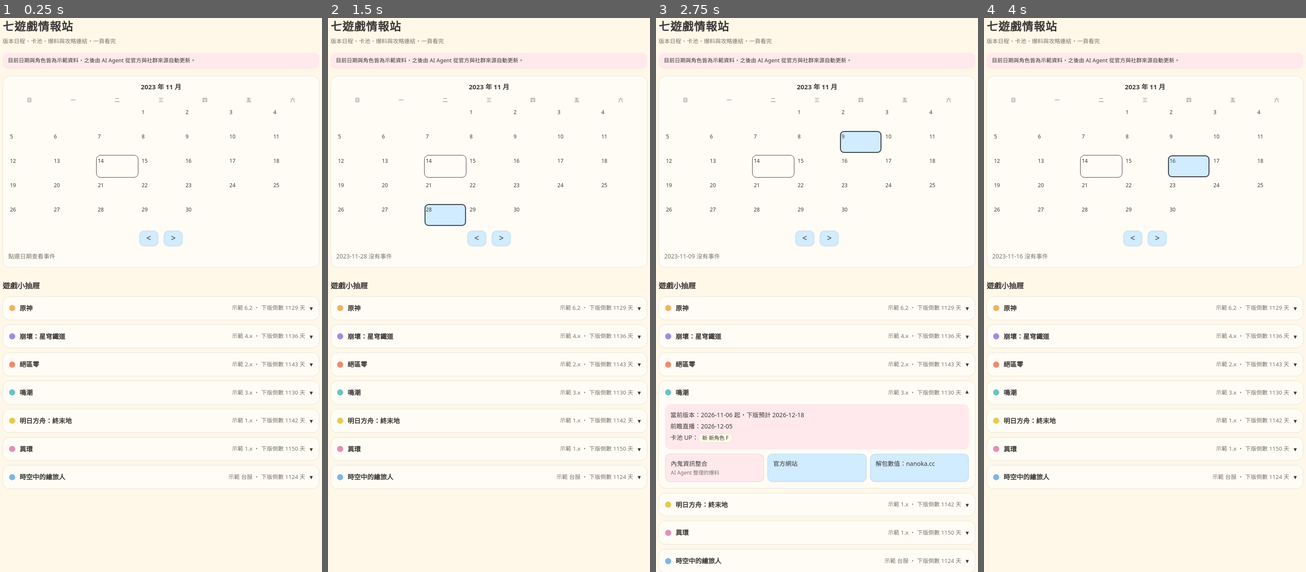
Above: before the commit, frames 1-4 (left to right).
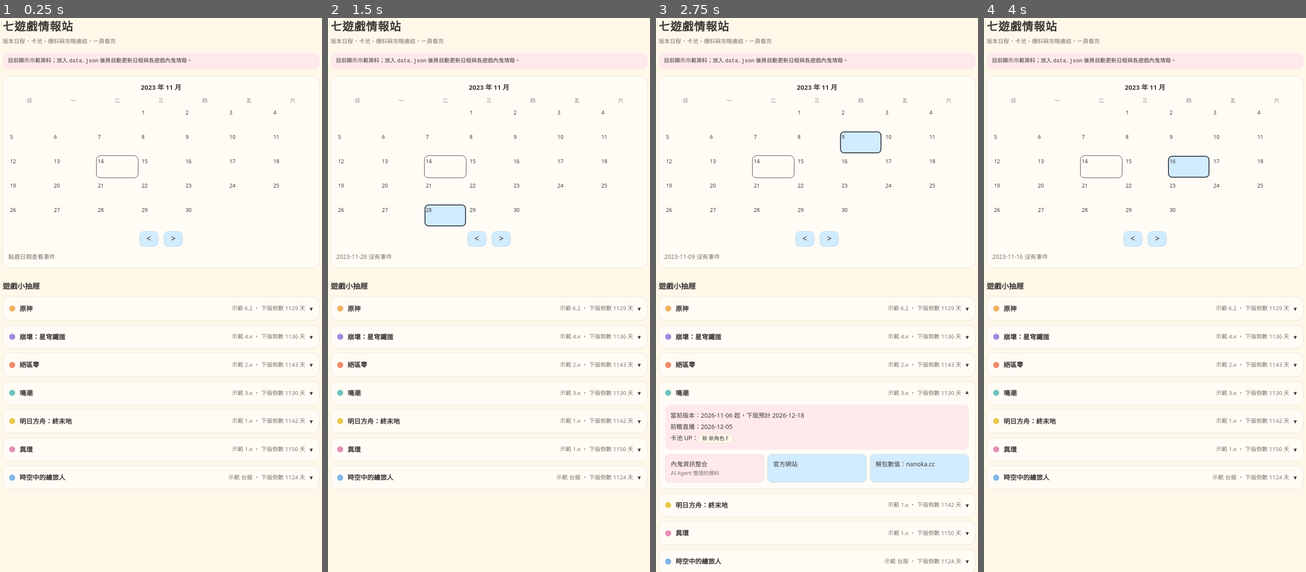
Above: after the commit, the same moments.

Repository: jamiet9615/gamestart
Game: browser game, page index.html
The game is run twice, just before and just after one commit, with the same random seed, the same clock (stepped at 60 frames per second) and the same inputs.
Inputs (mouse positions are in pixels of both pictures, inside the frame that each line leads up to; where the layout moved, square brackets give the same spot in the first picture):
- Up to frame 1 (0.25 s): no input
- Up to frame 2 (1.5 s): click (489, 162) at 0.27 s; click (489, 173) at 1.07 s; click "28" at 1.27 s
- Up to frame 3 (2.75 s): click (755, 145) at 1.67 s; click "10" at 1.87 s; click (878, 139) at 2.27 s; click "鳴潮 示範 3.x ・ 下版倒數 1130 天 ▾" at 2.47 s
- Up to frame 4 (4 s): click (1190, 189) [1190, 184] at 2.87 s; click "17" at 3.07 s; click (1067, 195) at 3.47 s; click "16" at 3.67 s

The runs differ from the first frame. In frame 1, 1.7% of the frame differs, in the area x 0-98%, y 7-84%; in frame 2, 1.8%; in frame 3, 2.5%, in the area x 0-98%, y 7-99%; in frame 4, 1.8%.

Commit message:
Update index.html

Diff:
--- a/index.html
+++ b/index.html
@@ -30,7 +30,7 @@
 .bar{height:6px;border-radius:3px}
 .nav{display:flex;justify-content:center;gap:12px;margin-top:10px}
 .nav button{width:44px;height:36px;border:1px solid var(--line);background:var(--blue);color:var(--text);border-radius:12px;font-size:18px;cursor:pointer;transition:box-shadow .15s,filter .15s}
-.nav button:hover,.btn:hover,.gh:hover{filter:brightness(.93);box-shadow:0 4px 10px var(--shadow)}
+.nav button:hover,.btn:hover,.gh:hover,.chip:hover{filter:brightness(.93);box-shadow:0 4px 10px var(--shadow)}
 .detail{margin-top:10px;min-height:24px;font-size:13.5px}
 .detail span{display:inline-flex;align-items:center;gap:6px;margin:2px 10px 2px 0}
 .dot{width:10px;height:10px;border-radius:50%;display:inline-block}
@@ -53,47 +53,95 @@
 a:focus-visible,button:focus-visible{outline:2px solid var(--text);outline-offset:2px}
 .back{display:inline-block;margin-bottom:12px}
 .empty{background:var(--card);border:1px dashed var(--line);border-radius:16px;padding:16px}
+.filters{display:flex;flex-wrap:wrap;gap:8px;margin-bottom:14px}
+.chip{border:1px solid var(--line);background:var(--card);color:var(--text);border-radius:999px;padding:5px 12px;font:inherit;font-size:13px;cursor:pointer;transition:box-shadow .15s,filter .15s}
+.chip.active{background:var(--blue);font-weight:700}
+.leak-card{background:var(--card);border:1px solid var(--line);border-radius:14px;padding:12px 14px;margin-bottom:10px}
+.leak-meta{display:flex;flex-wrap:wrap;align-items:center;gap:8px;font-size:12px;color:var(--muted);margin-bottom:6px}
+.badge{padding:1px 8px;border-radius:8px;font-weight:700;background:var(--pink);color:var(--text)}
+.badge.high{background:var(--blue)}
+.leak-title{margin:0 0 4px;font-size:15px;font-weight:700}
+.leak-sum{margin:0 0 8px;font-size:14px}
+.leak-link{font-size:13px;color:var(--text)}
 </style>
 </head>
 <body>
 <main id="app"></main>
 <script>
 var G=[
-{id:"genshin",n:"原神",c:"#F2B35E",cur:"示範 6.2",s:"2026-11-05" …(248 unchanged characters)… ["解包數值：nanoka.cc","https://nanoka.cc/"]]},
-{id:"hsr",n:"崩壞：星穹鐵道",c:"#9C8CE0",cur:"示範 4.x",s:"2026-11-12 …(232 unchanged characters)… ["解包數值：nanoka.cc","https://nanoka.cc/"]]},
-{id:"zzz",n:"絕區零",c:"#F08A6B",cur:"示範 2.x",s:"2026-11-19",ne …(253 unchanged characters)… ["解包數值：nanoka.cc","https://nanoka.cc/"]]},
-{id:"wuwa",n:"鳴潮",c:"#6EC3C0",cur:"示範 3.x",s:"2026-11-06",ne …(198 unchanged characters)… ["解包數值：nanoka.cc","https://nanoka.cc/"]]},
-{id:"endfield",n:"明日方舟：終末地",c:"#E8C94F",cur:"示範 1.x",s:"2026-11-20",next:"2026-12-30",live:"2026-12-17",mid:"2026-12-09",ban:[["新角色 G","new"]],sub:"r/ArknightsEndfieldLeak",kw:"（不限）",L:[["官方網站","https://endfield.gryphline.com/zh-tw#home"],["巴哈姆特哈啦板","https://forum.gamer.com.tw/"]]},
-{id:"nte",n:"異環",c:"#E58FB6",cur:"示範 1.x",s:"2026-11-26",next:"2027-01-07",live:"2026-12-24",mid:"2026-12-16",ban:[["新角色 H","new"]],sub:"r/NTELeaks",kw:"（不限）",L:[["官方網站","https://nte.iwplay.com.tw/index.html"],["巴哈姆特哈啦板","https://forum.gamer.com.tw/"]]},
-{id:"tot",n:"時空中的繪旅人",c:"#7FB5E8",cur:"示範 台服",s:"2026-11-14" …(69 unchanged characters)… ew"]],sub:"台服粉專預告貼文",kw:"活動、卡池、維護",L:[["官方網站","https://www.foralltime.com.tw/m/"],["巴哈姆特哈啦板","https://forum.gamer.com.tw/"]]}
+{id:"genshin",n:"原神",c:"#F2B35E",cur:"示範 6.2",s:"2026-11-05" …(248 unchanged characters)… ["解包數值：nanoka.cc","https://nanoka.cc/"]],leaks:[]},
+{id:"hsr",n:"崩壞：星穹鐵道",c:"#9C8CE0",cur:"示範 4.x",s:"2026-11-12 …(232 unchanged characters)… ["解包數值：nanoka.cc","https://nanoka.cc/"]],leaks:[]},
+{id:"zzz",n:"絕區零",c:"#F08A6B",cur:"示範 2.x",s:"2026-11-19",ne …(253 unchanged characters)… ["解包數值：nanoka.cc","https://nanoka.cc/"]],leaks:[]},
+{id:"wuwa",n:"鳴潮",c:"#6EC3C0",cur:"示範 3.x",s:"2026-11-06",ne …(198 unchanged characters)… ["解包數值：nanoka.cc","https://nanoka.cc/"]],leaks:[]},
+{id:"endfield",n:"明日方舟：終末地",c:"#E8C94F",cur:"示範 1.x",s:"2026-11-20",next:"2026-12-30",live:"2026-12-17",mid:"2026-12-09",ban:[["新角色 G","new"]],sub:"r/ArknightsEndfieldLeak",kw:"（不限）",L:[["官方網站","https://endfield.gryphline.com/zh-tw#home"],["巴哈姆特哈啦板","https://forum.gamer.com.tw/"]],leaks:[]},
+{id:"nte",n:"異環",c:"#E58FB6",cur:"示範 1.x",s:"2026-11-26",next:"2027-01-07",live:"2026-12-24",mid:"2026-12-16",ban:[["新角色 H","new"]],sub:"r/NTELeaks",kw:"（不限）",L:[["官方網站","https://nte.iwplay.com.tw/index.html"],["巴哈姆特哈啦板","https://forum.gamer.com.tw/"]],leaks:[]},
+{id:"tot",n:"時空中的繪旅人",c:"#7FB5E8",cur:"示範 台服",s:"2026-11-14" …(69 unchanged characters)… ew"]],sub:"台服粉專預告貼文",kw:"活動、卡池、維護",L:[["台服官方粉專","https://www.facebook.com/share/19m8q7YYD9/?mibextid=wwXIfr"],["官方網站","https://www.foralltime.com.tw/m/"],["巴哈姆特哈啦板","https://forum.gamer.com.tw/"]],leaks:[]}
 ];
-var E={};
-function add(d,g,t){if(!/^\d{4}-/.test(d))return;(E[d]=E[d]||[]).push({c:g.c,t:"["+g.n+"] "+t})}
-G.forEach(function(g){add(g.next,g,"新版本上線");add(g.live,g,"前瞻直播");add(g.mid,g,"下半卡池切換");add(g.s,g,"當前版本上線")});
+var E={}, updatedAt="", isLiveData=false, leakFilter="all";
+function esc(s){return String(s||"").replace(/&/g,"&amp;").replace(/</g,"&lt;").replace(/>/g,"&gt;").replace(/"/g,"&quot;")}
+function rebuildEvents(){
+  E={};
+  function add(d,g,t){if(!/^\d{4}-\d{2}-\d{2}$/.test(d))return;(E[d]=E[d]||[]).push({c:g.c,t:"["+g.n+"] "+t})}
+  G.forEach(function(g){
+    add(g.next,g,"新版本上線");
+    add(g.live,g,"前瞻直播");
+    add(g.mid,g,"下半卡池切換");
+    add(g.s,g,"當前版本上線");
+  });
+}
+rebuildEvents();
 var now=new Date(),Y=now.getFullYear(),M=now.getMonth(),sel=null;
 function p(n){return n<10?"0"+n:""+n}
 function key(y,m,d){return y+"-"+p(m+1)+"-"+p(d)}
-function days(d){if(!/^\d{4}-/.test(d))return"—";return Math.ceil((new Date(d+"T00:00:00")-new Date(now.getFullYear(),now.getMonth(),now.getDate()))/864e5)}
+function days(d){if(!/^\d{4}-\d{2}-\d{2}$/.test(d))return"—";return Math.ceil((new Date(d+"T00:00:00")-new Date(now.getFullYear(),now.getMonth(),now.getDate()))/864e5)}
 function calHtml(){
 var f=new Date(Y,M,1).getDay(),n=new Date(Y,M+1,0).getDate(),h='<div class="cal"><div class="cal-h">'+Y+" 年 "+(M+1)+' 月</div><div class="grid">';
 "日一二三四五六".split("").forEach(function(w){h+='<div class="wd">'+w+"</div>"});
 for(var i=0;i<f;i++)h+="<div></div>";
 for(var d=1;d<=n;d++){var k=key(Y,M,d),ev=E[k]||[],t=k===key(now.getFullYear(),now.getMonth(),now.getDate());
-h+='<button class="day'+(t?" today":"")+(sel===k?" sel":"")+'" data-k="'+k+'" title="'+ev.map(function(e){return e.t}).join("、")+'"><b>'+d+"</b>"+ev.map(function(e){return'<i class="bar" style="background:'+e.c+'"></i>'}).join("")+"</button>"}
+h+='<button class="day'+(t?" today":"")+(sel===k?" sel":"")+'" data-k="'+k+'" title="'+esc(ev.map(function(e){return e.t}).join("、"))+'"><b>'+d+"</b>"+ev.map(function(e){return'<i class="bar" style="background:'+e.c+'"></i>'}).join("")+"</button>"}
 h+='</div><div class="nav"><button data-m="-1" aria-label="上個月">&lt;</button><button data-m="1" aria-label="下個月">&gt;</button></div><div class="detail" id="detail">'+detail()+"</div></div>";return h}
-function detail(){if(!sel)return'<span style="color:var(--muted)">點選日期查看事件</span>';var ev=E[sel]||[];return ev.length?ev.map(function(e){return'<span><i class="dot" style="background:'+e.c+'"></i>'+e.t+"</span>"}).join(""):'<span style="color:var(--muted)">'+sel+" 沒有事件</span>"}
+function detail(){if(!sel)return'<span style="color:var(--muted)">點選日期查看事件</span>';var ev=E[sel]||[];return ev.length?ev.map(function(e){return'<span><i class="dot" style="background:'+e.c+'"></i>'+esc(e.t)+"</span>"}).join(""):'<span style="color:var(--muted)">'+esc(sel)+" 沒有事件</span>"}
 function gameHtml(g){
-var b=g.ban.map(function(x){return'<span class="tag">'+(x[1]==="new"?"新":"復刻")+" "+x[0]+"</span>"}).join("");
-var l=g.L.map(function(x){return x[1]?'<a class="btn" href="'+x[1]+'" target="_blank" rel="noopener">'+x[0]+"</a>":'<span class="btn" style="opacity:.6">'+x[0]+"</span>"}).join("");
-return'<section class="game" id="g-'+g.id+'"><button class="gh" aria-expanded="false"><i class="dot" style="background:'+g.c+'"></i><span class="n">'+g.n+'</span><span class="v">'+g.cur+" ・ 下版倒數 "+days(g.next)+' 天</span><span class="arr">▾</span></button><div class="body"><div class="info"><p>當前版本：'+g.s+" 起，下版預計 "+g.next+"</p><p>前瞻直播："+g.live+"</p><p>卡池 UP："+b+'</p></div><div class="links"><a class="btn leak" href="#leaks-'+g.id+'">內鬼資訊整合<small>AI Agent 整理的爆料</small></a>'+l+"</div></div></section>"}
-function home(){return'<h1>七遊戲情報站</h1><p class="sub">版本日程、卡池、爆料與攻略連結，一頁看完</p><div class="note">目前日期與角色皆為示範資料，之後由 AI Agent 從官方與社群來源自動更新。</div>'+calHtml()+"<h2>遊戲小抽屜</h2>"+G.map(gameHtml).join("")}
-function leaks(id){var g=G.filter(function(x){return x.id===id})[0];if(!g)return home();return'<a class="btn back" href="#">‹ 回到首頁</a><h1>'+g.n+" 內鬼情報</h1><p class=\"sub\">AI Agent 整理的早期爆料、測試服改動與可信度標籤</p><div class=\"empty\"><p><b>尚未接上 AI Agent</b></p><p>資料來源："+g.sub+"</p><p>篩選關鍵字："+g.kw+'</p><p>接上後，這裡會列出每則爆料的摘要、來源連結與可信度（高／中／低）。</p></div>'}
+var b=(g.ban||[]).map(function(x){return'<span class="tag">'+(x[1]==="new"?"新":"復刻")+" "+esc(x[0])+"</span>"}).join("");
+var l=(g.L||[]).map(function(x){return x[1]?'<a class="btn" href="'+esc(x[1])+'" target="_blank" rel="noopener">'+esc(x[0])+"</a>":'<span class="btn" style="opacity:.6">'+esc(x[0])+"</span>"}).join("");
+var leakCount=(g.leaks||[]).length;
+return'<section class="game" id="g-'+g.id+'"><button class="gh" aria-expanded="false"><i class="dot" style="background:'+g.c+'"></i><span class="n">'+esc(g.n)+'</span><span class="v">'+esc(g.cur)+" ・ 下版倒數 "+days(g.next)+' 天</span><span class="arr">▾</span></button><div class="body"><div class="info"><p>當前版本：'+esc(g.s)+" 起，下版預計 "+esc(g.next)+"</p><p>前瞻直播："+esc(g.live)+"</p><p>卡池 UP："+b+'</p></div><div class="links"><a class="btn leak" href="#leaks-'+g.id+'">內鬼資訊整合<small>'+(leakCount?leakCount+" 則 AI 整理爆料":"AI Agent 整理的爆料")+'</small></a>'+l+"</div></div></section>"}
+function home(){
+var statusNote=isLiveData
+  ? "已載入 AI Agent 最新資料（更新時間："+esc(updatedAt||"未知")+"）"
+  : "目前顯示示範資料；放入 <code>data.json</code> 後將自動更新日程與各遊戲內鬼情報。";
+return'<h1>七遊戲情報站</h1><p class="sub">版本日程、卡池、爆料與攻略連結，一頁看完</p><div class="note">'+statusNote+'</div>'+calHtml()+"<h2>遊戲小抽屜</h2>"+G.map(gameHtml).join("")}
+function leaks(id){
+var g=G.filter(function(x){return x.id===id})[0];if(!g)return home();
+var list=(g.leaks||[]).filter(function(item){return leakFilter==="all"||item.confidence===leakFilter});
+var cards=list.length ? list.map(function(item){
+  var conf=esc(item.confidence||"中");
+  var badgeCls=conf==="高"?"badge high":"badge";
+  return'<article class="leak-card"><div class="leak-meta"><span class="'+badgeCls+'">可信度：'+conf+'</span><span>'+esc(item.date||"")+'</span></div><h3 class="leak-title">'+esc(item.title||"情報重點")+'</h3><p class="leak-sum">'+esc(item.summary||"")+'</p>'+(item.url?'<a class="leak-link" href="'+esc(item.url)+'" target="_blank" rel="noopener">查看原始來源 ↗</a>':'')+"</article>";
+}).join("") : '<div class="empty"><p><b>目前沒有符合條件的爆料資料</b></p><p>資料來源：'+esc(g.sub)+"</p><p>篩選關鍵字："+esc(g.kw)+'</p><p>執行 AI Agent 腳本產出 <code>data.json</code> 後，這裡會自動顯示本遊戲專屬的爆料列表。</p></div>';
+return'<a class="btn back" href="#">‹ 回到首頁</a><h1>'+esc(g.n)+' 內鬼情報</h1><p class="sub">獨立分頁・來源：'+esc(g.sub)+'</p><div class="filters"><button class="chip'+(leakFilter==="all"?" active":"")+'" data-f="all">全部</button><button class="chip'+(leakFilter==="高"?" active":"")+'" data-f="高">高可信度</button><button class="chip'+(leakFilter==="中"?" active":"")+'" data-f="中">中可信度</button><button class="chip'+(leakFilter==="低"?" active":"")+'" data-f="低">低可信度</button></div>'+cards}
 function render(){var h=location.hash.replace("#","");document.getElementById("app").innerHTML=h.indexOf("leaks-")===0?leaks(h.slice(6)):home()}
 document.addEventListener("click",function(e){
+var f=e.target.closest("[data-f]");if(f){leakFilter=f.dataset.f;render();return}
 var t=e.target.closest("[data-m]");if(t){M+=+t.dataset.m;if(M<0){M=11;Y--}if(M>11){M=0;Y++}sel=null;render();return}
 t=e.target.closest(".day");if(t){sel=t.dataset.k;render();return}
 t=e.target.closest(".gh");if(t){var o=t.parentNode.classList.toggle("open");t.setAttribute("aria-expanded",o)}});
-window.addEventListener("hashchange",render);render();
+window.addEventListener("hashchange",function(){leakFilter="all";render()});
+fetch("./data.json",{cache:"no-store"}).then(function(r){if(!r.ok)throw new Error("no json");return r.json()}).then(function(d){
+  if(!d||!d.games)return;
+  updatedAt=d.updated_at||"";
+  G.forEach(function(g){
+    var patch=d.games[g.id];
+    if(!patch)return;
+    ["cur","s","next","live","mid"].forEach(function(k){if(patch[k])g[k]=patch[k]});
+    if(Array.isArray(patch.ban)&&patch.ban.length)g.ban=patch.ban;
+    if(Array.isArray(patch.leaks))g.leaks=patch.leaks;
+  });
+  isLiveData=true;
+  rebuildEvents();
+  render();
+}).catch(function(){render()});
 </script>
 </body>
 </html>
